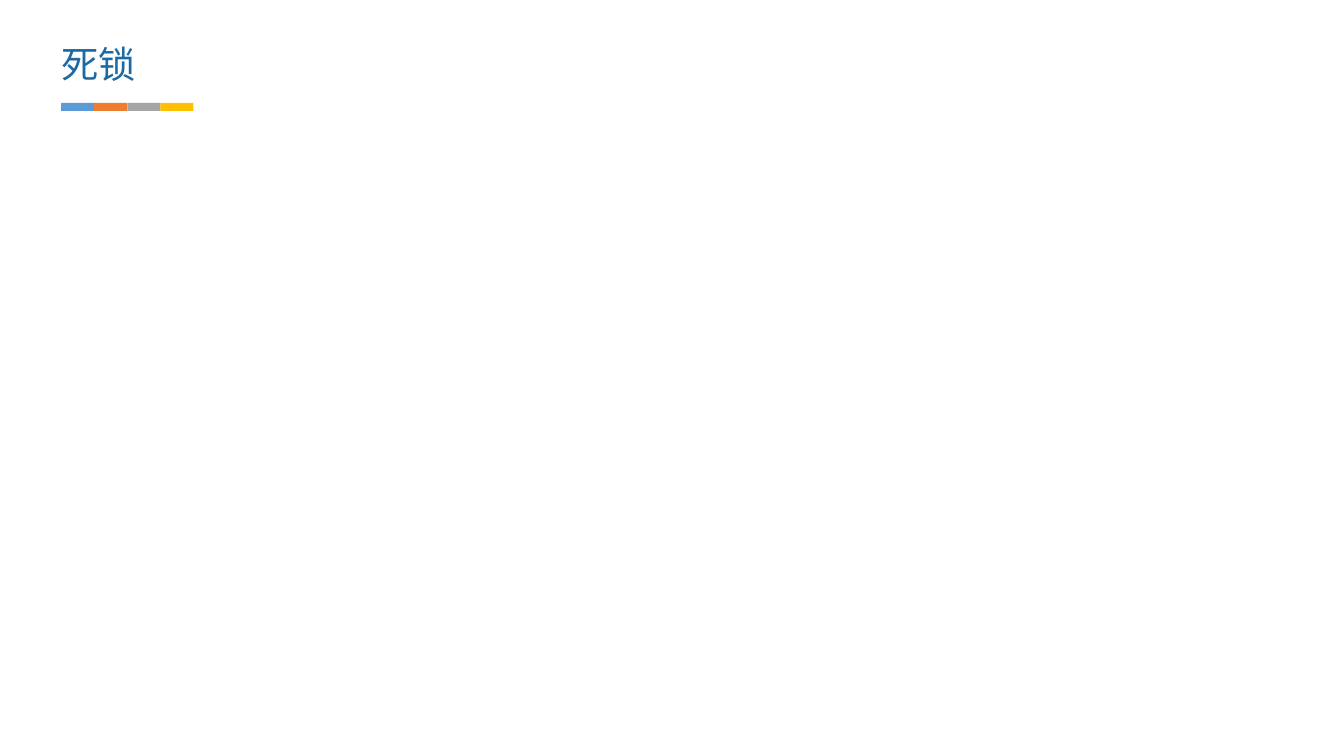
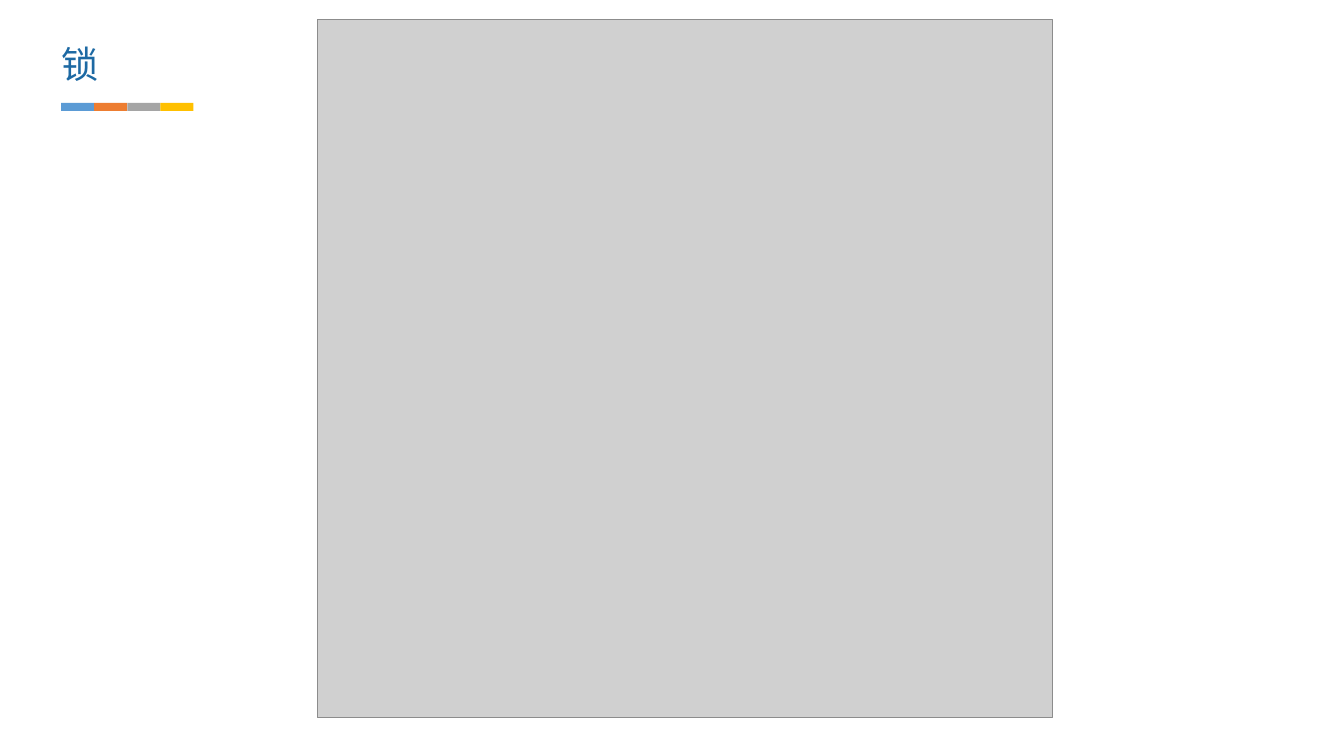
Before and after one commit to zhangwan/MyPostImg, a slide deck: slide 7 of 文档/享学笔记/java基础/线程.pptx (slide 14 before the commit). Drawn at 1344x756 pixels with LibreOffice and Linux fonts; fonts in the diff are those of the drawing; grey boxes stand for pictures. Boxes give left, top, right and bottom in pixels: in the first picture for what was removed or moved away, otherwise in the second. Text is boxed around its words. In the diff, an @@ line names an element or a change of style, - is before the commit and + after.

```diff
--- a/文档/享学笔记/java基础/线程.pptx
+++ b/文档/享学笔记/java基础/线程.pptx
@@ picture added at box(318, 20, 1054, 718) @@
@@ text at box(61, 46, 98, 81): text changed @@
-死锁
+锁
```
Also in this commit, not shown: 1 other slide changed, 3 slides added, 3 slides removed, 1 other file.
